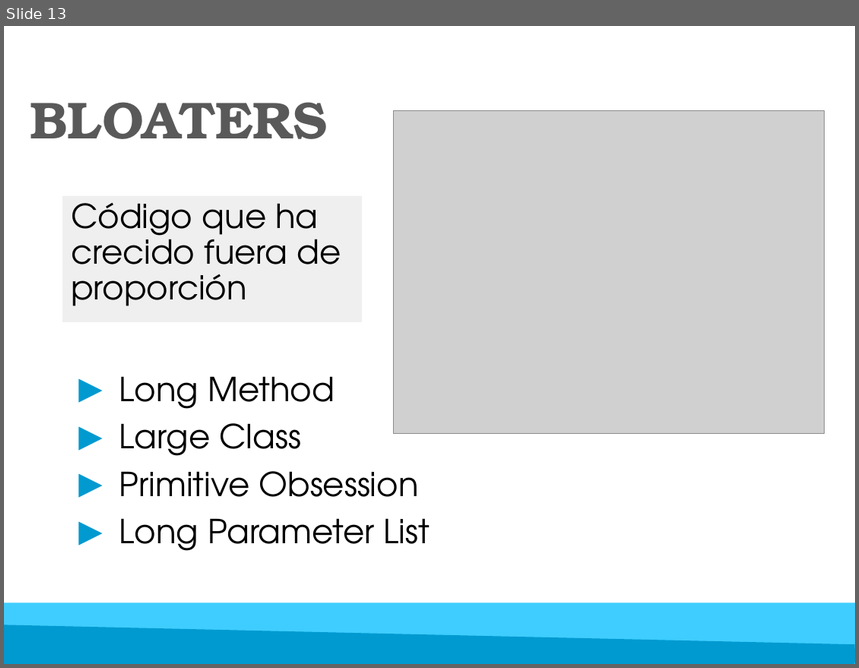
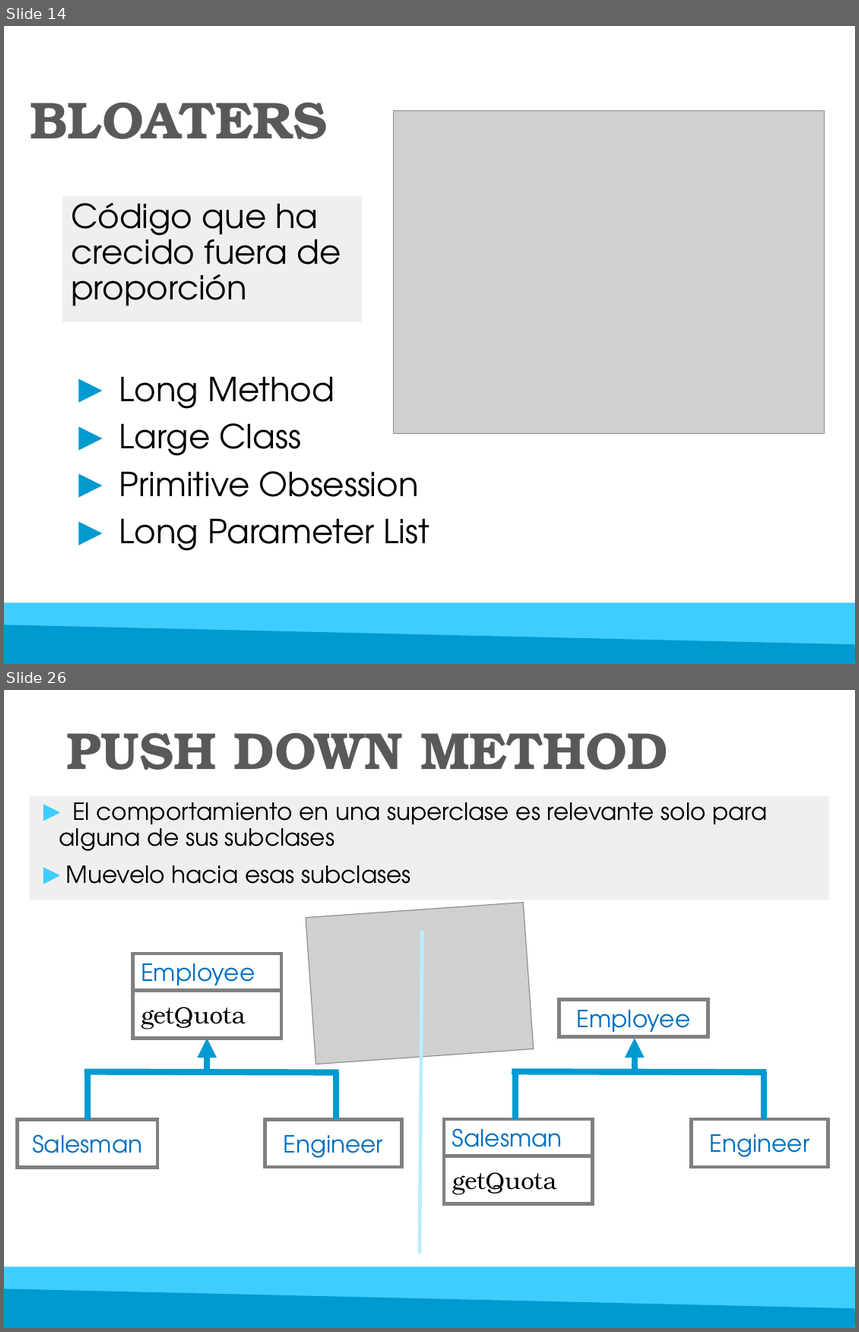
Before and after one commit to luisgepeto/RefactoringCourse, a slide deck: Presentacion/Refactoring.pptx. Shown one above the other, each under a label of ours: slide 13 before the commit, slides 14 and 26 after it; the slides between them are not shown. The pictures are 859x668 and 859x1332 pixels, drawn with LibreOffice and Linux fonts; fonts in the diff are those of the drawing; grey boxes stand for pictures. Boxes give left, top, right and bottom in pixels: in the first picture for what was removed or moved away, otherwise in the second. Text is boxed around its words. In the diff, an @@ line names an element or a change of style, - is before the commit and + after.

```diff
--- a/Presentacion/Refactoring.pptx
+++ b/Presentacion/Refactoring.pptx
@@ slide 26 added at [4,690,855,1328], background #FFFFFF @@
@@ title added at [67,733,668,770], 44 pt, text #595959, bold @@
+PUSH DOWN METHOD
@@ text added at [30,796,829,900], fill #D9D9D9 at 40% opacity, 20 pt, text #000000 @@
+► El comportamiento en una superclase es relevante solo para alguna de sus subclases
+► Muevelo hacia esas subclases
@@ picture added at [306,902,533,1064] @@
@@ line added from (422, 931) to (420, 1253), #B9EDFF 3 pt @@
@@ rectangle added at [132,954,281,990], outline #808080 3 pt, 20 pt, text #0070C0 @@
+Employee
@@ rectangle added at [132,990,281,1038], outline #808080 3 pt, 20 pt, text #000000 @@
+getQuota
@@ rectangle added at [559,1000,708,1037], outline #808080 3 pt, 20 pt, text #0070C0 @@
+Employee
@@ arrow added from (208, 1072) to (208, 1038), #009AD0 5.5 pt @@
@@ arrow added from (635, 1072) to (635, 1038), #009AD0 5.5 pt @@
@@ line added from (84, 1072) to (339, 1073), #009AD0 5.25 pt @@
@@ line added from (88, 1120) to (88, 1073), #009AD0 5.25 pt @@
@@ line added from (336, 1120) to (336, 1072), #009AD0 5.25 pt @@
@@ line added from (512, 1072) to (767, 1072), #009AD0 5.25 pt @@
@@ line added from (515, 1120) to (515, 1072), #009AD0 5.25 pt @@
@@ line added from (764, 1119) to (764, 1072), #009AD0 5.25 pt @@
@@ rectangle added at [18,1120,158,1167], outline #808080 3 pt, 20 pt, text #0070C0 @@
+Salesman
@@ rectangle added at [265,1120,402,1167], outline #808080 3 pt, 20 pt, text #0070C0 @@
+Engineer
@@ rectangle added at [444,1120,593,1157], outline #808080 3 pt, 20 pt, text #0070C0 @@
+Salesman
@@ rectangle added at [692,1120,829,1167], outline #808080 3 pt, 20 pt, text #0070C0 @@
+Engineer
@@ rectangle added at [444,1157,593,1204], outline #808080 3 pt, 20 pt, text #000000 @@
+getQuota
@@ rectangle added at [4,1267,855,1328], fill #3FCDFF @@
@@ freeform shape added at [4,1289,855,1328], fill #009AD0 @@
@@ what was slide 13 is now slide 14 @@
```
Also in this commit, not shown: 9 slides changed, 25 other slides added, 4 other files.
